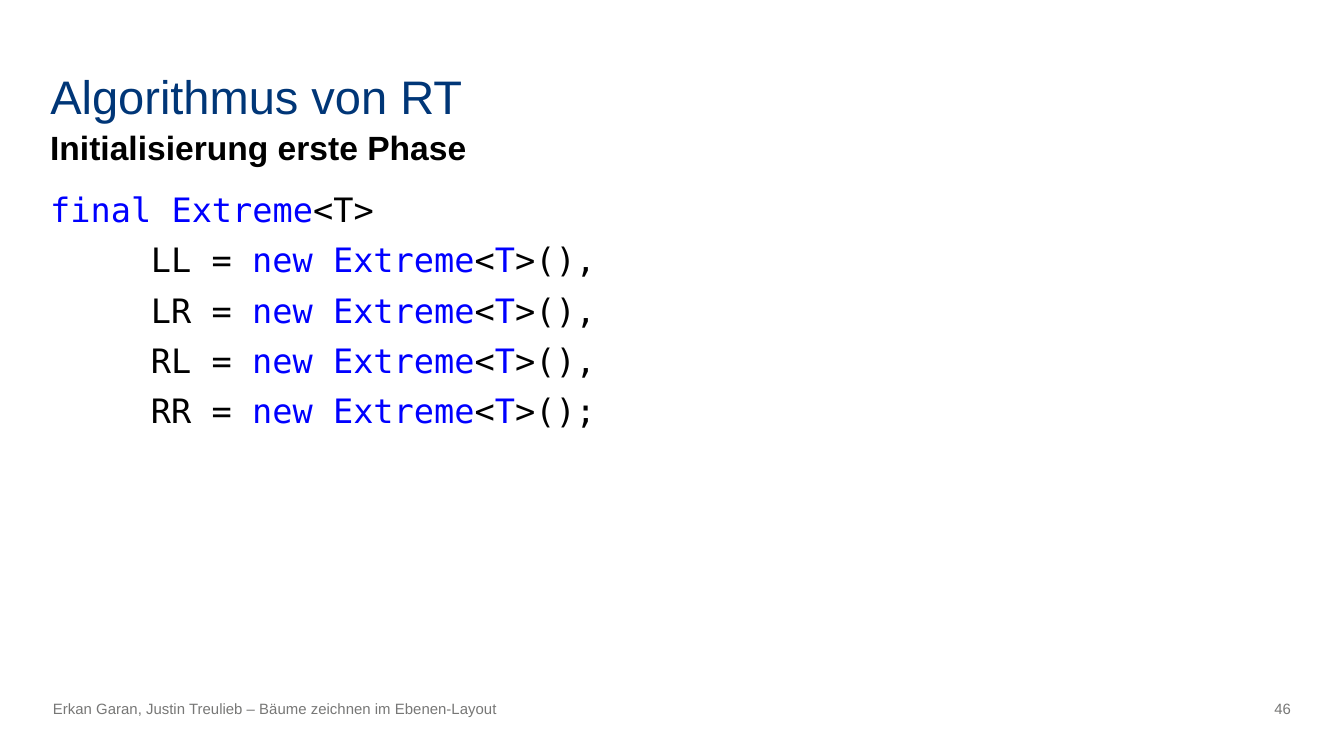
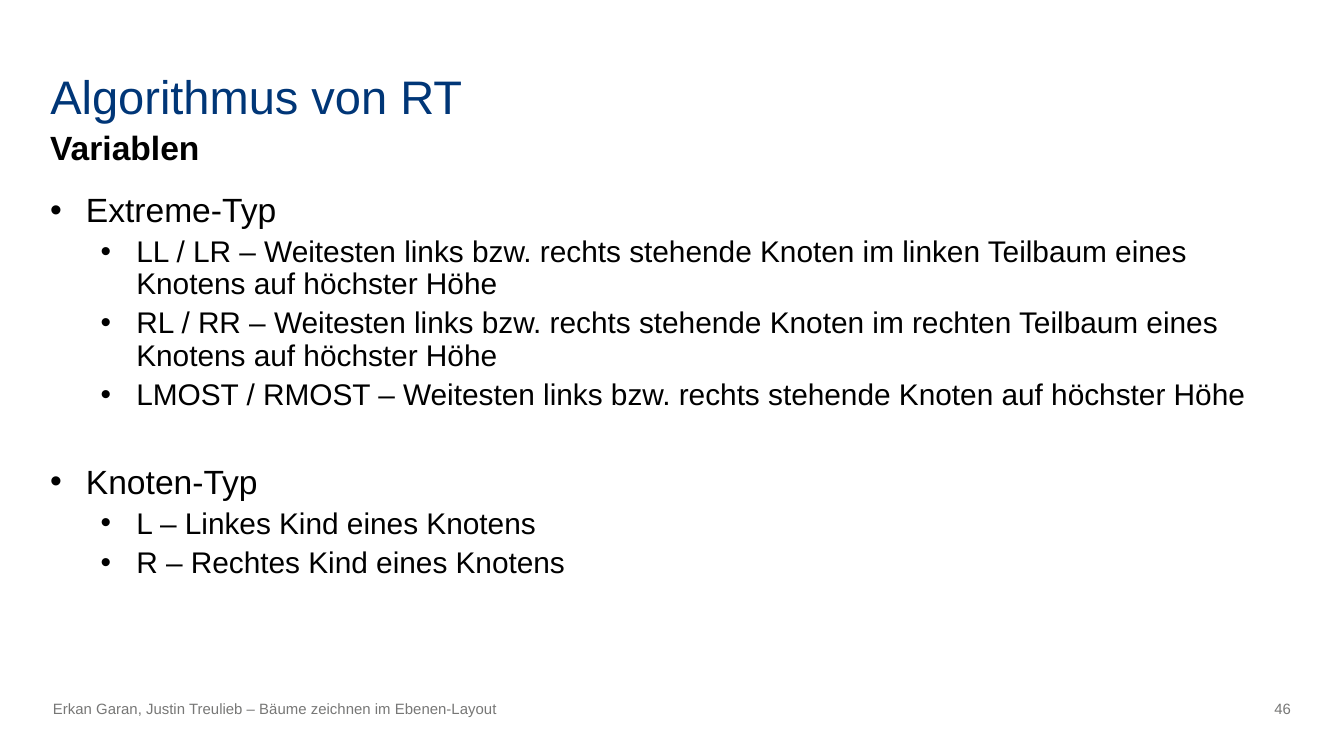
Before and after one commit to erkangrn/Praxsiprojekt, a slide deck: slide 46 of Powerpoint/Bäume zeichnen im Ebenen-Layout.pptx. Drawn at 1344x756 pixels with LibreOffice and Linux fonts; fonts in the diff are those of the drawing. Boxes give left, top, right and bottom in pixels: in the first picture for what was removed or moved away, otherwise in the second. Text is boxed around its words. In the diff, an @@ line names an element or a change of style, - is before the commit and + after.

```diff
--- a/Powerpoint/Bäume zeichnen im Ebenen-Layout.pptx
+++ b/Powerpoint/Bäume zeichnen im Ebenen-Layout.pptx
@@ text at <box>50,135,199,161</box>: text changed @@
-Initialisierung erste Phase
+Variablen
@@ text at <box>86,199,1245,574</box>: text changed; size 18 to 16 pt; font DejaVu Sans Mono to Arial; text colour #0000FF to #000000 @@
-final Extreme<T>
-LL = new Extreme<T>(),
-LR = new Extreme<T>(),
-RL = new Extreme<T>(),
-RR = new Extreme<T>();
+• Extreme-Typ
+  • LL / LR – Weitesten links bzw. rechts stehende Knoten im linken Teilbaum eines Knotens auf höchster Höhe
+  • RL / RR – Weitesten links bzw. rechts stehende Knoten im rechten Teilbaum eines Knotens auf höchster Höhe
+  • LMOST / RMOST – Weitesten links bzw. rechts stehende Knoten auf höchster Höhe
+• Knoten-Typ
+  • L – Linkes Kind eines Knotens
+  • R – Rechtes Kind eines Knotens
```
Also in this commit, not shown: 1 other slide changed.
